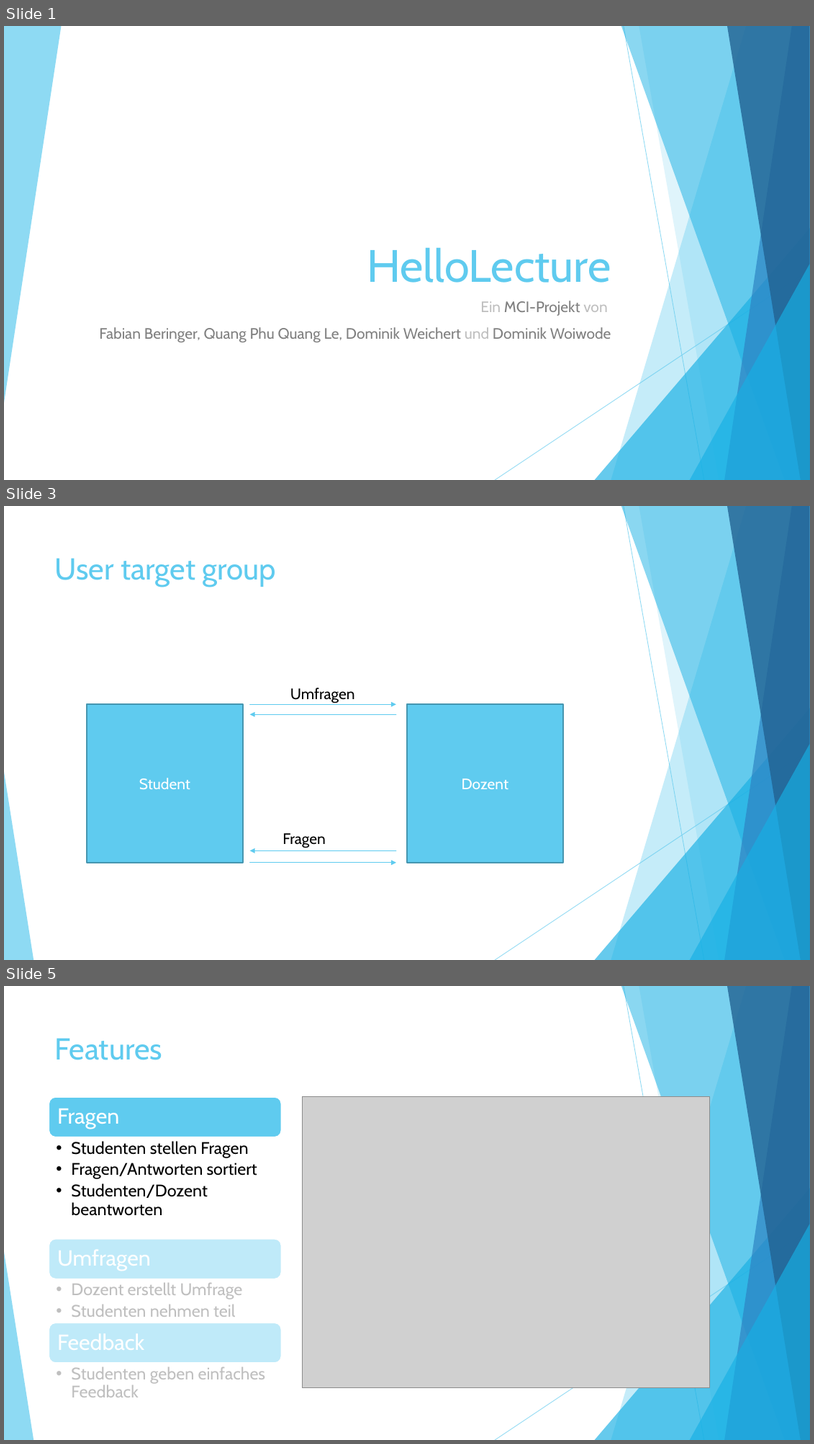
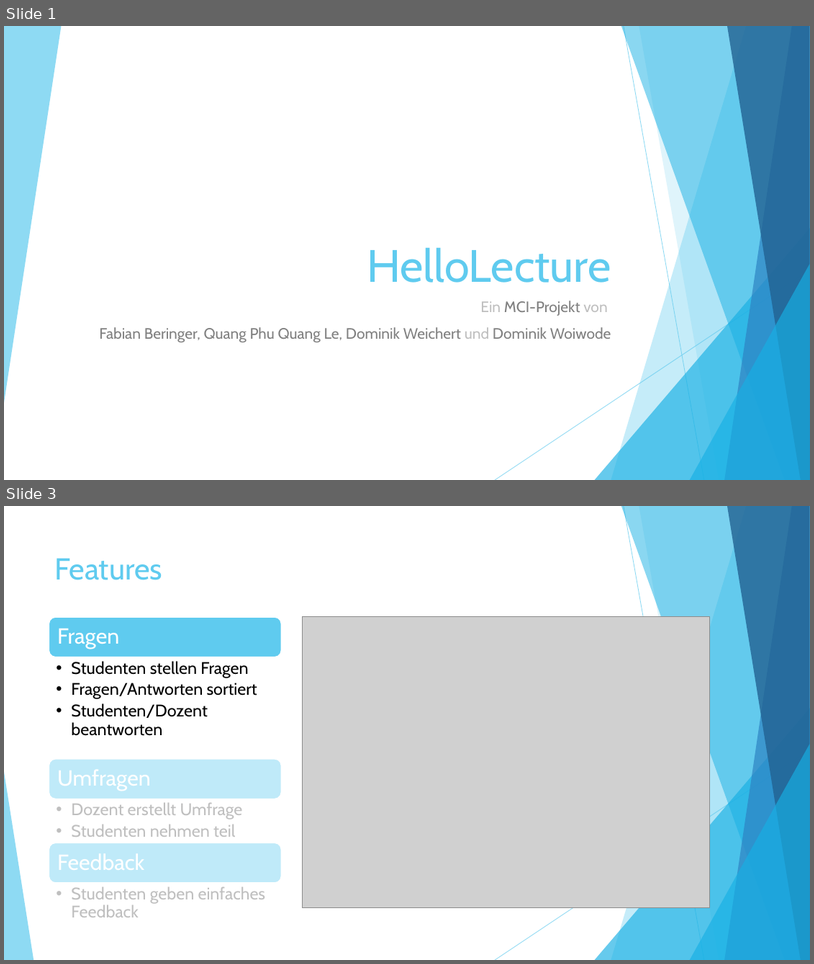
Before and after one commit to dwoiwode/GMCI_Group05_HelloLecture, a slide deck: presentation/HelloLecture.pptx. Shown one above the other, each under a label of ours: slides 1, 3 and 5 before the commit, slides 1 and 3 after it; the slides between them are not shown. The pictures are 814x1444 and 814x964 pixels, drawn with LibreOffice and Linux fonts; fonts in the diff are those of the drawing; grey boxes stand for pictures. Boxes give left, top, right and bottom in pixels: in the first picture for what was removed or moved away, otherwise in the second. Text is boxed around its words. In the diff, an @@ line names an element or a change of style, - is before the commit and + after.

```diff
--- a/presentation/HelloLecture.pptx
+++ b/presentation/HelloLecture.pptx
@@ slide 3 removed at bbox=[4, 506, 810, 960], background #FFFFFF; not listed: 10 template elements that a slide beside it also shows @@
@@ title removed at bbox=[55, 558, 276, 587] @@
-User target group
@@ text removed at bbox=[291, 687, 355, 703] @@
-Umfragen
@@ rectangle removed at bbox=[87, 705, 243, 862] @@
-Student
@@ arrow removed from (250, 705) to (396, 705) @@
@@ arrow removed from (396, 714) to (250, 714) @@
@@ rectangle removed at bbox=[407, 705, 563, 862] @@
-Dozent
@@ arrow removed from (396, 850) to (250, 850) @@
@@ text removed at bbox=[283, 833, 326, 848] @@
-Fragen
@@ arrow removed from (250, 862) to (396, 862) @@
@@ what was slide 5 is now slide 3 @@
```
Also in this commit, not shown: 1 slide changed, 1 slide added, 2 other slides removed, 1 other file.
